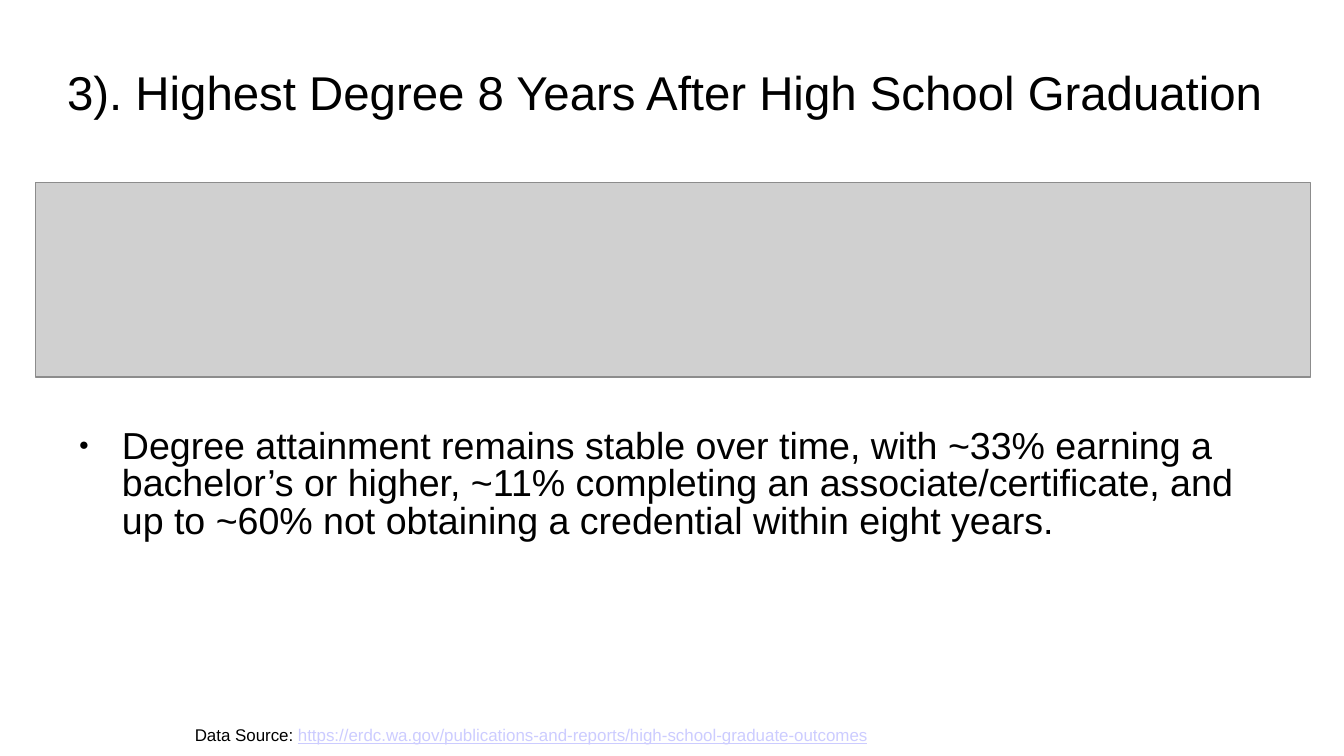
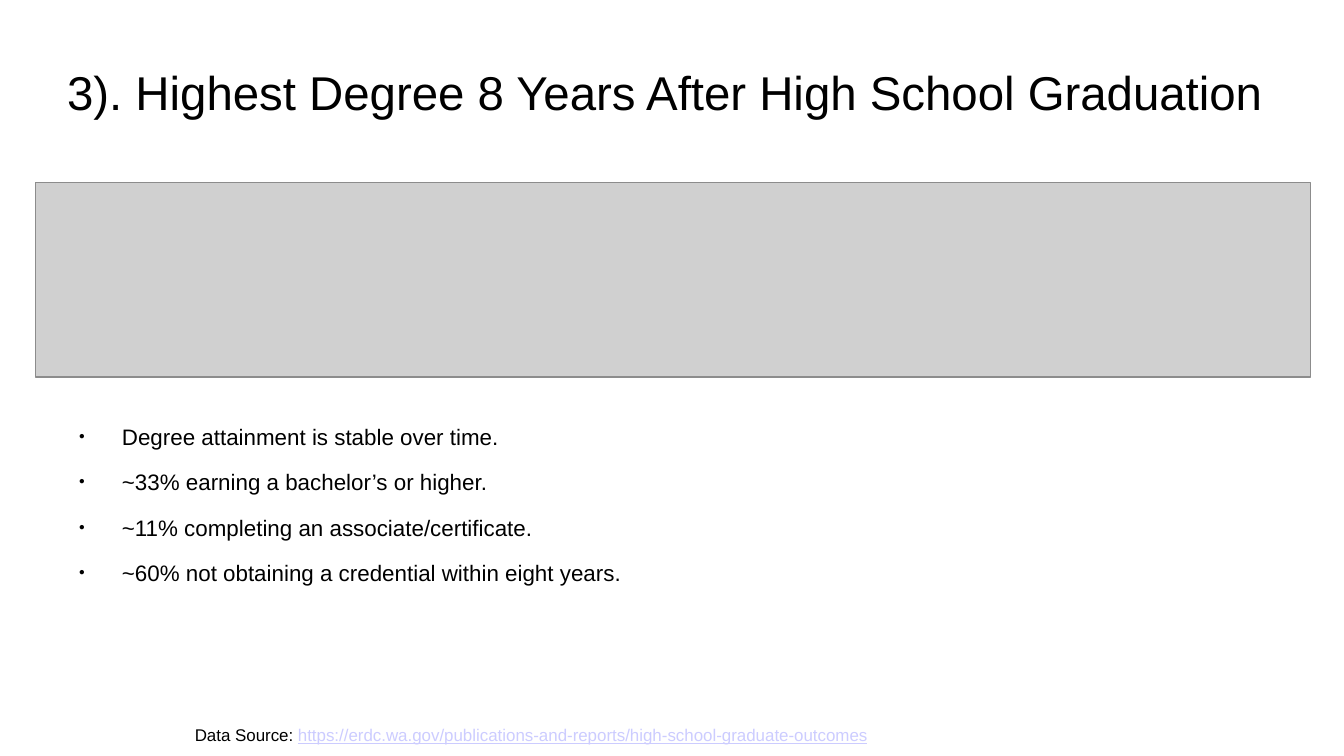
Before and after one commit to sdf5y/OSU_Project, a slide deck: slide 5 of V2/Task_1_Presentation.ppt. Drawn at 1344x756 pixels with LibreOffice and Linux fonts; fonts in the diff are those of the drawing; grey boxes stand for pictures. Boxes give left, top, right and bottom in pixels: in the first picture for what was removed or moved away, otherwise in the second. Text is boxed around its words. In the diff, an @@ line names an element or a change of style, - is before the commit and + after.

```diff
--- a/V2/Task_1_Presentation.ppt
+++ b/V2/Task_1_Presentation.ppt
@@ text at (122,428,621,586): text changed; size 22.2 to 13.2 pt @@
-● Degree attainment remains stable over time, with ~33% earning a bachelor’s or higher, ~11% completing an associate/certificate, and up to ~60% not obtaining a credential within eight years.
+● Degree attainment is stable over time.
+● ~33% earning a bachelor’s or higher.
+● ~11% completing an associate/certificate.
+● ~60% not obtaining a credential within eight years.
```
Also in this commit, not shown: 5 other slides changed, 1 other file.
